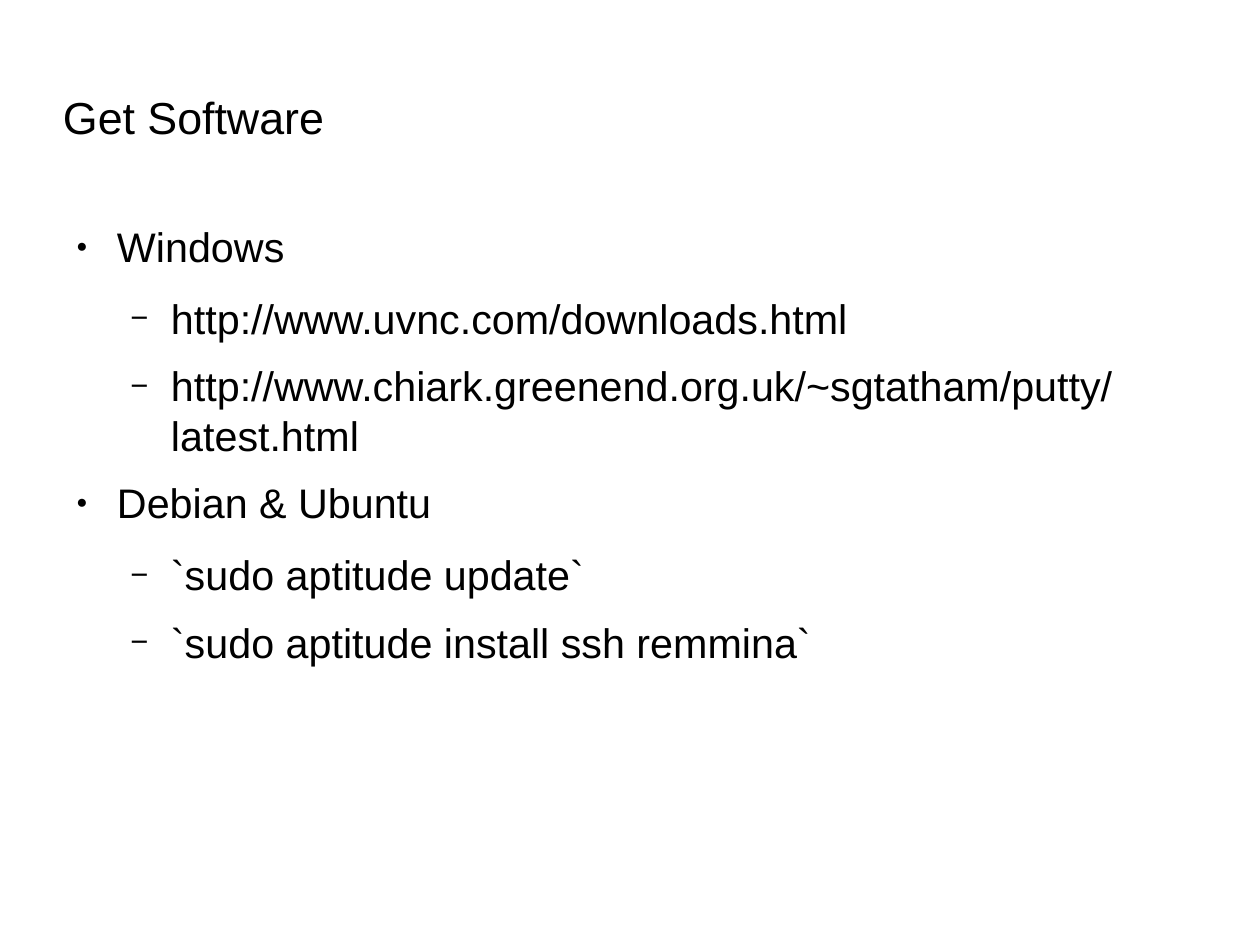
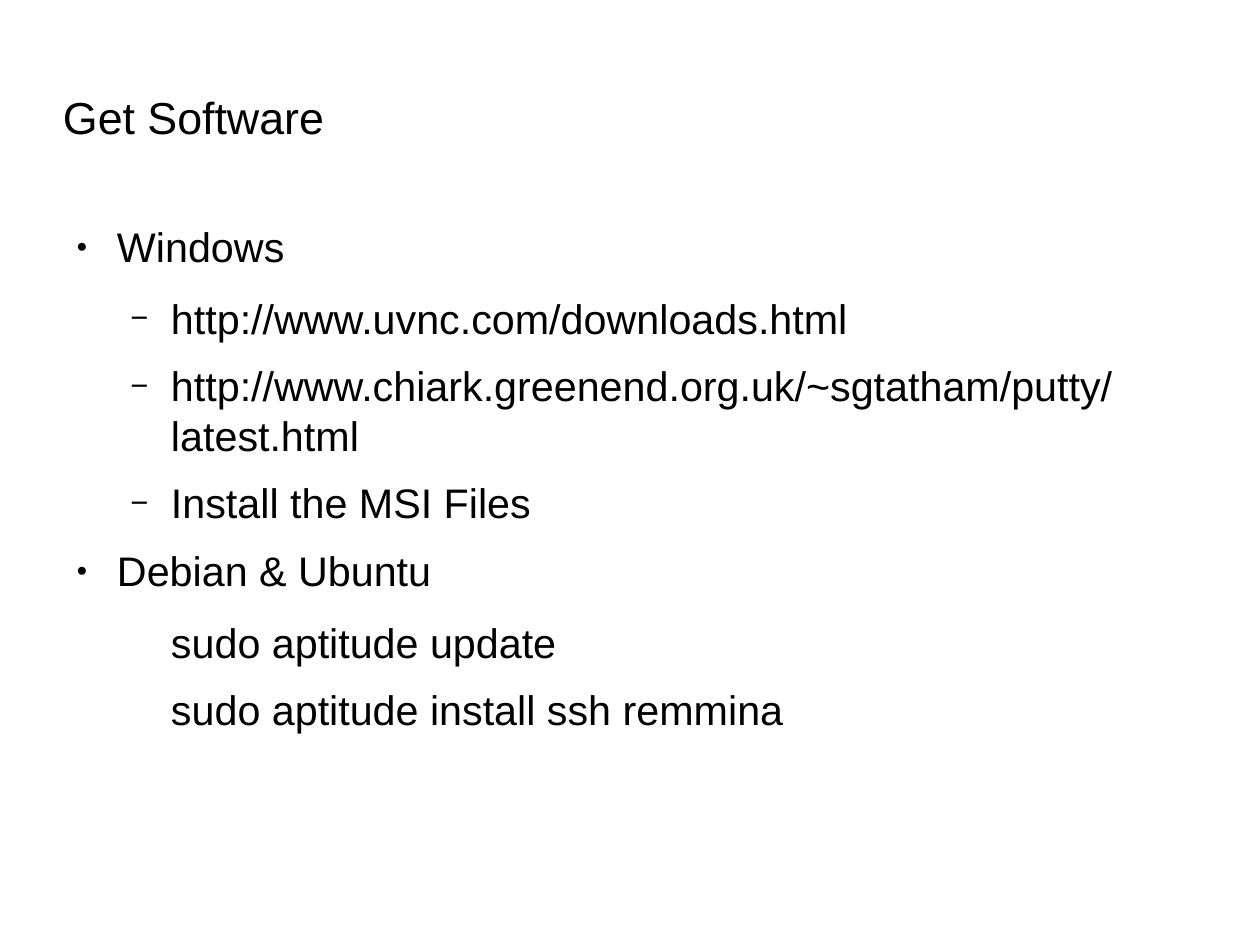
Before and after one commit to Oflameo/sshvnc_ws, a slide deck: slide 4 of doc/sshvnc.odp. Drawn at 1260x945 pixels with LibreOffice and Linux fonts; fonts in the diff are those of the drawing; background and template pictures are left out. Boxes give left, top, right and bottom in pixels: in the first picture for what was removed or moved away, otherwise in the second. Text is boxed around its words. In the diff, an @@ line names an element or a change of style, - is before the commit and + after.

```diff
--- a/doc/sshvnc.odp
+++ b/doc/sshvnc.odp
@@ text at [171,488,531,519]: paragraph added @@
+  − Install the MSI Files
@@ text at [171,628,784,734]: text changed @@
-  − `sudo aptitude update`
-  − `sudo aptitude install ssh remmina`
+  sudo aptitude update
+  sudo aptitude install ssh remmina
```
Also in this commit, not shown: 3 other slides changed, 7 slides added, 5 other files.
